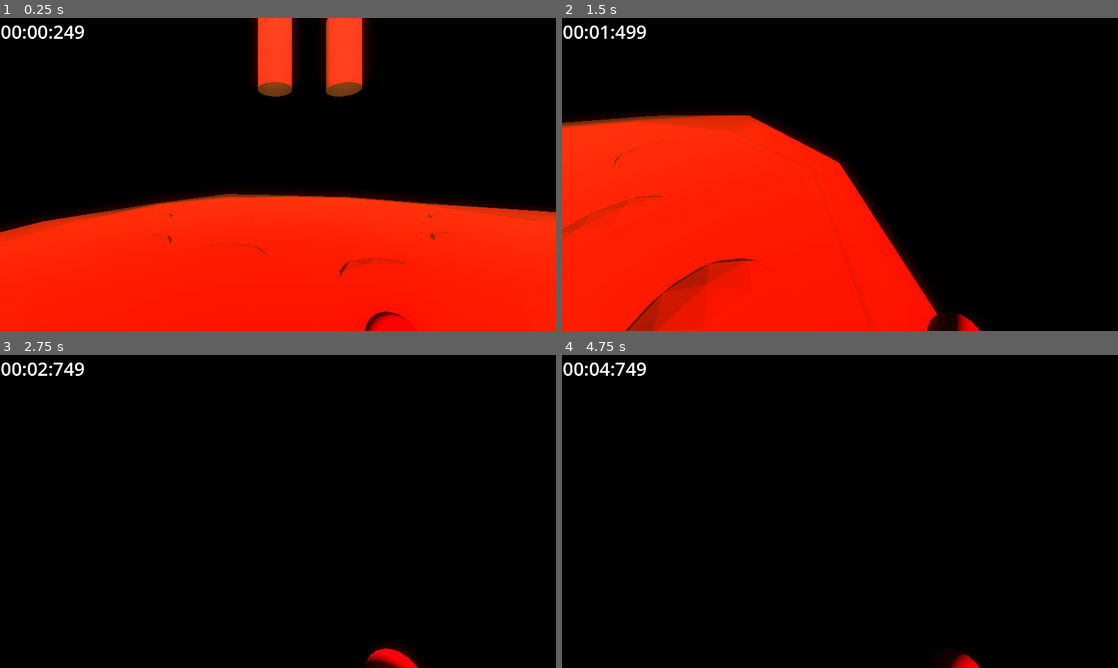
Above: before the commit, frames 1-4 (two rows, left to right).
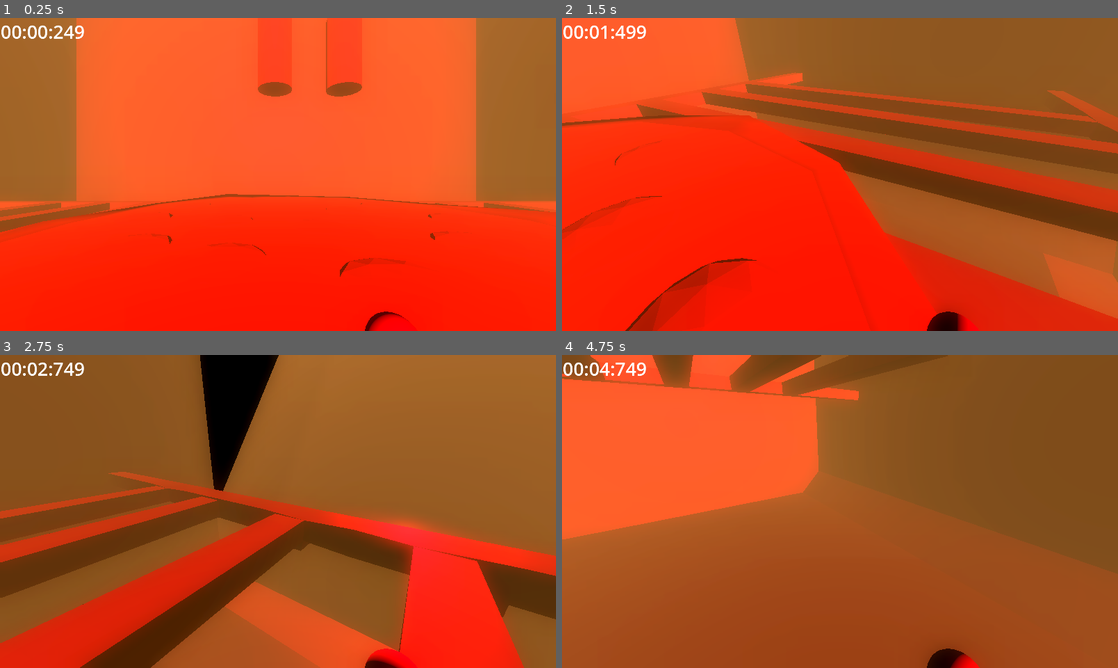
Above: after the commit, the same moments.

Repository: MattCharles/Dreams
Game: Godot game, scene res://Scenes/pizza_level.tscn
The game is run twice, just before and just after one commit, with the same random seed, the same clock (stepped at 60 frames per second) and the same inputs. This scene is started directly instead of the project's main scene. Sound files missing from this copy of the repository are replaced by a short silence.
Inputs (mouse positions are in pixels of both pictures, inside the frame that each line leads up to):
- Up to frame 1 (0.25 s): no input
- Up to frame 2 (1.5 s): move the mouse to (962, 158) at 0.52 s; press the mouse at (962, 158) at 0.53 s; hold D (right) 0.53-1.28 s; tap Space (jump) at 0.77 s; move the mouse to (812, 174) at 1.27 s; release the mouse at (812, 174) at 1.28 s; hold W (forward) from 1.28 s (still down); tap Shift (sprint) at 1.35 s
- Up to frame 3 (2.75 s): keep holding W (forward); tap Space (jump) at 1.52 s; move the mouse to (289, 505) at 2.02 s; press the mouse at (289, 505) at 2.03 s
- Up to frame 4 (4.75 s): keep holding W (forward); move the mouse to (834, 517) at 2.77 s; release the mouse at (834, 517) at 2.78 s; tap Shift (sprint) at 2.85, 4.35 s; click (834, 517) at 2.92 s; tap Space (jump) at 3.02, 3.77, 4.52 s; move the mouse to (878, 514) at 3.52 s; press the mouse at (878, 514) at 3.53 s; move the mouse to (795, 508) at 4.27 s; release the mouse at (795, 508) at 4.28 s

The runs differ from the first frame. In frame 1, 58% of the frame differs, in the area x 0-100%, y 0-69%; in frame 2, 62%; in frame 3, 96%; in frame 4, 99%, in the area x 0-100%, y 0-100%.

Commit message:
pizza now in oven LFG

Diff:
--- a/Scenes/pizza_level.tscn
+++ b/Scenes/pizza_level.tscn
@@ -6,6 +6,7 @@
 [ext_resource type="PackedScene" uid="uid://d4ama7j4hhi68" path="res://Scenes/finish_line.tscn" id="3_5ol8n"]
 [ext_resource type="PackedScene" uid="uid://kvdu4itnqh2e" path="res://Assets/pizza/spinningpizza.tscn" id="4_8w3ij"]
 [ext_resource type="PackedScene" uid="uid://wadcbm6iue3p" path="res://Scenes/speedrun_timer.tscn" id="5_r7140"]
+[ext_resource type="PackedScene" uid="uid://bye5654i35qft" path="res://Assets/raw/oven.glb" id="7_m5igx"]
 
 [sub_resource type="Sky" id="Sky_wit8s"]
 
@@ -58,4 +59,7 @@
 [node name="PizzaSpawn" type="Node3D" parent="."]
 transform = Transform3D(1, 0, 0, 0, 1, 0, 0, 0, 1, -4.86177, 10.6701, -13.5037)
 
+[node name="oven" parent="." instance=ExtResource("7_m5igx")]
+transform = Transform3D(20, 0, 0, 0, 20, 0, 0, 0, 20, -1.21085, -30.8632, -23.1215)
+
 [connection signal="finished" from="FinishLine" to="." method="go_to_next_scene"]
Binary file added: Assets/raw/oven.glb
Not shown, added: Assets/raw/oven.glb.import
Not shown: 1 places in Scenes/pizza_level.tscn that only renumber resources
